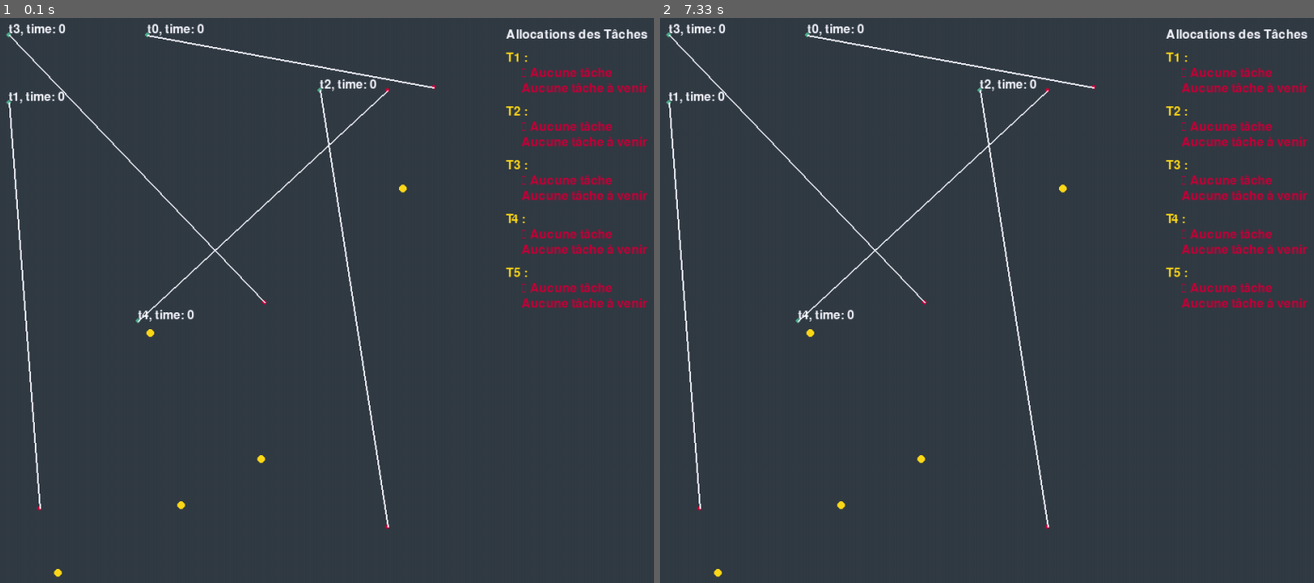
Above: before the commit, frames 1-2 (left to right).
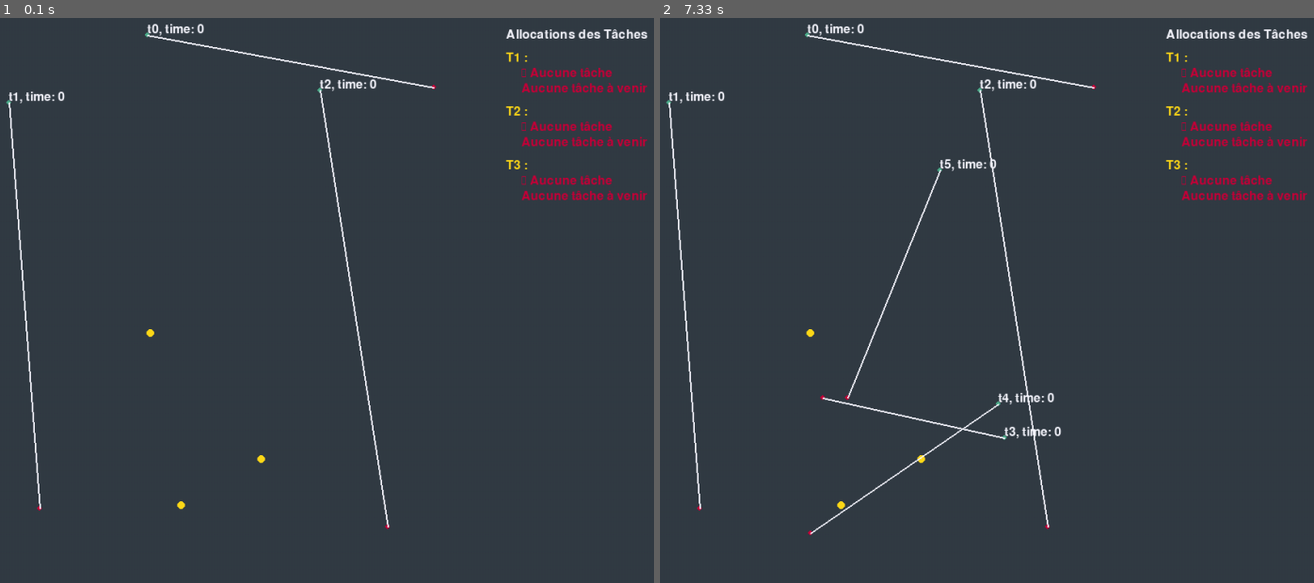
Above: after the commit, the same moments.

Repository: KIMSAIDI/cocoma
Game: pygame game, started from main_env_part1.py
Two runs of this game, one before a commit and one after it. Both use one fixed random seed, a clock stepped at 60 frames per second and the inputs below.
Inputs:
- Up to frame 1 (0.1 s): no input
- Up to frame 2 (7.33 s): no input

The runs differ from the first frame. In frame 1, 1.2% of the frame differs, in the area x 0-99%, y 0-100%; in frame 2, 1.9%.

Commit message:
push distance total

Diff:
--- a/dcop.yaml
+++ b/dcop.yaml
@@ -7,140 +7,68 @@
       - T1
       - T2
       - T3
-      - T4
-      - T5
 
 variables:
-  t16:
+  t10:
     domain: taxis
-  t17:
+  t11:
     domain: taxis
-  t18:
-    domain: taxis
-  t19:
-    domain: taxis
-  t20:
+  t12:
     domain: taxis
 
 constraints:
   pref_1:
     type: extensional
-    variables: t16
+    variables: t10
     values:
-      43.35973106773561: T1
-      144.06231306333518: T2
-      117.30124234163466: T3
-      103.38151549384709: T4
-      105.40990282630834: T5
+      107.25466225891938: T1
+      31.278612105966968: T2
+      51.86209062333197: T3
 
   pref_2:
     type: extensional
-    variables: t17
+    variables: t11
     values:
-      36.90064551345731: T1
-      91.07105039943623: T2
-      63.96933543664611: T3
-      78.01928065332923: T4
-      53.085560493754556: T5
+      68.4210844070883: T1
+      98.45851211248304: T2
+      33.91270911242517: T3
 
   pref_3:
     type: extensional
-    variables: t18
+    variables: t12
     values:
-      83.89796449295964: T1
-      86.5068409336337: T2
-      65.74759366118533: T3
-      28.476647288147834: T4
-      54.34324146890234: T5
+      107.92661485129385: T1
+      58.46760446143581: T2
+      23.739408855792934: T3
 
-  pref_4:
-    type: extensional
-    variables: t19
-    values:
-      152.77586958532677: T1
-      66.75360322114182: T2
-      80.2325073463631: T3
-      148.04800718478765: T4
-      91.61137900917375: T5
+  different_t10_t11:
+    type: intention
+    function: 1000 if t10 == t11 else 0
 
-  pref_5:
-    type: extensional
-    variables: t20
-    values:
-      81.11340389921388: T1
-      46.389488327311504: T2
-      19.927587308508123: T3
-      59.81133939496556: T4
-      7.736994867966048: T5
+  different_t10_t12:
+    type: intention
+    function: 1000 if t10 == t12 else 0
 
-  different_t16_t17:
+  different_t11_t12:
     type: intention
-    function: 1000 if t16 == t17 else 0
-
-  different_t16_t18:
-    type: intention
-    function: 1000 if t16 == t18 else 0
-
-  different_t16_t19:
-    type: intention
-    function: 1000 if t16 == t19 else 0
-
-  different_t16_t20:
-    type: intention
-    function: 1000 if t16 == t20 else 0
-
-  different_t17_t18:
-    type: intention
-    function: 1000 if t17 == t18 else 0
-
-  different_t17_t19:
-    type: intention
-    function: 1000 if t17 == t19 else 0
-
-  different_t17_t20:
-    type: intention
-    function: 1000 if t17 == t20 else 0
-
-  different_t18_t19:
-    type: intention
-    function: 1000 if t18 == t19 else 0
-
-  different_t18_t20:
-    type: intention
-    function: 1000 if t18 == t20 else 0
-
-  different_t19_t20:
-    type: intention
-    function: 1000 if t19 == t20 else 0
+    function: 1000 if t11 == t12 else 0
 
   cout_T1:
     type: intention
-    function: 43.35973106773561 if t16 == "T1" else 36.90064551345731 if t17 == "T1" else 83.89796449295964 if t18 == "T1" else 152.77586958532677 if t19 == "T1" else 81.11340389921388 if t20 == "T1" else 0
+    function: 107.25466225891938 if t10 == "T1" else 68.4210844070883 if t11 == "T1" else 107.92661485129385 if t12 == "T1" else 0
 
   cout_T2:
     type: intention
-    function: 144.06231306333518 if t16 == "T2" else 91.07105039943623 if t17 == "T2" else 86.5068409336337 if t18 == "T2" else 66.75360322114182 if t19 == "T2" else 46.389488327311504 if t20 == "T2" else 0
+    function: 31.278612105966968 if t10 == "T2" else 98.45851211248304 if t11 == "T2" else 58.46760446143581 if t12 == "T2" else 0
 
   cout_T3:
     type: intention
-    function: 117.30124234163466 if t16 == "T3" else 63.96933543664611 if t17 == "T3" else 65.74759366118533 if t18 == "T3" else 80.2325073463631 if t19 == "T3" else 19.927587308508123 if t20 == "T3" else 0
-
-  cout_T4:
-    type: intention
-    function: 103.38151549384709 if t16 == "T4" else 78.01928065332923 if t17 == "T4" else 28.476647288147834 if t18 == "T4" else 148.04800718478765 if t19 == "T4" else 59.81133939496556 if t20 == "T4" else 0
-
-  cout_T5:
-    type: intention
-    function: 105.40990282630834 if t16 == "T5" else 53.085560493754556 if t17 == "T5" else 54.34324146890234 if t18 == "T5" else 91.61137900917375 if t19 == "T5" else 7.736994867966048 if t20 == "T5" else 0
+    function: 51.86209062333197 if t10 == "T3" else 33.91270911242517 if t11 == "T3" else 23.739408855792934 if t12 == "T3" else 0
 
 agents:
-  t16:
+  t10:
     capacity: 1
-  t17:
+  t11:
     capacity: 1
-  t18:
+  t12:
     capacity: 1
-  t19:
-    capacity: 1
-  t20:
-    capacity: 1
--- a/main_env_part2.py
+++ b/main_env_part2.py
@@ -32,6 +32,12 @@
         self.destination = None
         self.task_started = False
         self.speed = 1
+
+    def __str__(self):
+        return f"Taxi {self.name}"
+
+    def __repr__(self):
+        return f"Taxi {self.name}"
 
     def update(self):
         self.update_task()
@@ -89,7 +95,7 @@
         # Si le taxi n'a plus de tâche à effectuer
         x_noise = random.uniform(-0.5, 0.5)
         y_noise = random.uniform(-0.5, 0.5)
-        self.destination = (GRID_SIZE // 2 + x_noise, GRID_SIZE // 2 +  y_noise)
+        #self.destination = (GRID_SIZE // 2 + x_noise, GRID_SIZE // 2 +  y_noise)
 
 
 
@@ -172,6 +178,7 @@
     all_tasks_count = NUM_NEW_TASKS_MIN
     total_resolution_dsa_time = 0
     total_resolution_dpop_time = 0
+    total_cout = 0
 
     # Boucle principale
     running = True
@@ -207,6 +214,9 @@
                 for task in tasks:
                     if task.name == task_name:
                         taxi.path.append(task)
+                        total_cout += calculate_cost(taxi.position, task.start)
+                        # Plus on ajoute la longueur de la tache
+                        total_cout += calculate_cost(task.start, task.end)
                         break
 
     # on remet à 0 le calcul des couts des taches
@@ -260,6 +270,8 @@
                         for task in tasks:
                             if task.name == task_name:
                                 taxi.path.append(task)
+                                total_cout += calculate_cost(taxi.position, task.start)
+                                total_cout += calculate_cost(task.start, task.end)
                                 break
 
             # compteur pour les nouvelles taches
@@ -289,6 +301,7 @@
                 print(f"Temps total pour la résolution DPOP: {total_resolution_dpop_time:.2f} secondes")
             elif algo == "dsa":
                 print(f"Temps total pour la résolution DSA: {total_resolution_dsa_time:.2f} secondes")
+            print(f"Coût total: {total_cout:.2f}")
             running = False
 
 
--- a/utils.py
+++ b/utils.py
@@ -6,11 +6,11 @@
 INFO_PANEL_WIDTH = 300
 TAXI_RADIUS = 5
 FPS = 60
-NUM_TAXIS = 5
-NUM_NEW_TASKS_MIN = 5
-NUM_NEW_TASKS_MAX = 5 # Si <= à NUM_NEW_TASKS_MIN le nombre de tâches générées sera de NUM_NEW_TASKS_MIN
-T = 12
-NUM_TOTAL_TASKS = 20
+NUM_TAXIS = 3
+NUM_NEW_TASKS_MIN = 3
+NUM_NEW_TASKS_MAX = 3 # Si <= à NUM_NEW_TASKS_MIN le nombre de tâches générées sera de NUM_NEW_TASKS_MIN
+T = 7
+NUM_TOTAL_TASKS = 12
 
 # Échelle pour convertir les coordonnées
 scale = WINDOW_SIZE / GRID_SIZE
Not shown, changed: part2.ipynb
